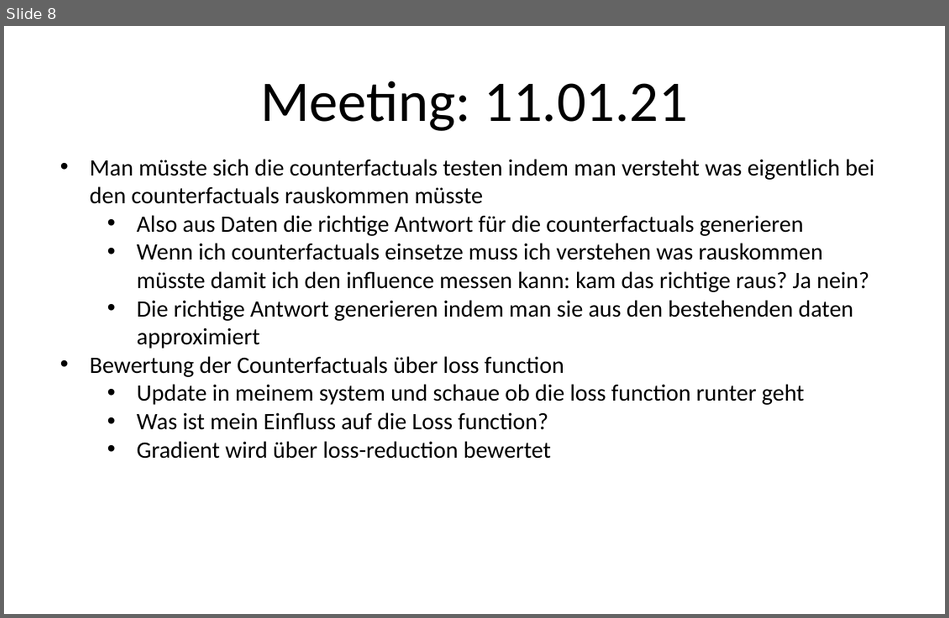
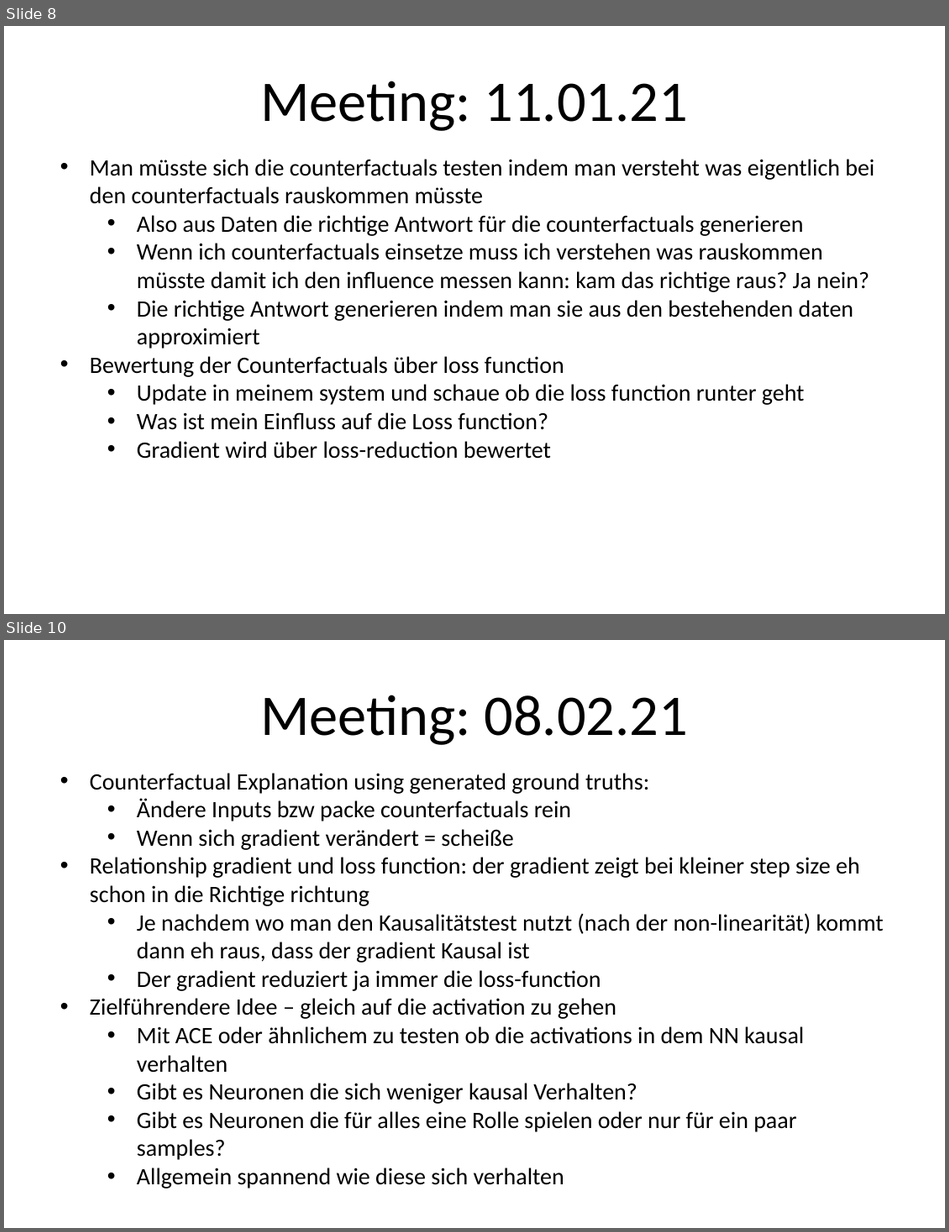
Before and after one commit to kathrinkhadra/Causal-Regularization-Master-Thesis, a slide deck: MeetingNotes.pptx. Shown one above the other, each under a label of ours: slide 8 before the commit, slides 8 and 10 after it; the slides between them are not shown. The pictures are 949x618 and 949x1232 pixels, drawn with LibreOffice and Linux fonts; fonts in the diff are those of the drawing. Boxes give left, top, right and bottom in pixels: in the first picture for what was removed or moved away, otherwise in the second. Text is boxed around its words. In the diff, an @@ line names an element or a change of style, - is before the commit and + after.

```diff
--- a/MeetingNotes.pptx
+++ b/MeetingNotes.pptx
@@ slide 10 added at [4, 640, 945, 1228], background #FFFFFF @@
@@ title added at [260, 695, 688, 745], 44 pt, text #000000 @@
+Meeting: 08.02.21
@@ text added at [90, 773, 883, 1189], 18 pt, text #000000 @@
+• Counterfactual Explanation using generated ground truths:
+  • Ändere Inputs bzw packe counterfactuals rein
+  • Wenn sich gradient verändert = scheiße
+• Relationship gradient und loss function: der gradient zeigt bei kleiner step size eh schon in die Richtige richtung
+  • Je nachdem wo man den Kausalitätstest nutzt (nach der non-linearität) kommt dann eh raus, dass der gradient Kausal ist
+  • Der gradient reduziert ja immer die loss-function
+• Zielführendere Idee – gleich auf die activation zu gehen
+  • Mit ACE oder ähnlichem zu testen ob die activations in dem NN kausal verhalten
+  • Gibt es Neuronen die sich weniger kausal Verhalten?
+  • Gibt es Neuronen die für alles eine Rolle spielen oder nur für ein paar samples?
+  • Allgemein spannend wie diese sich verhalten
```
Also in this commit, not shown: 2 other slides added, 2 other files.
